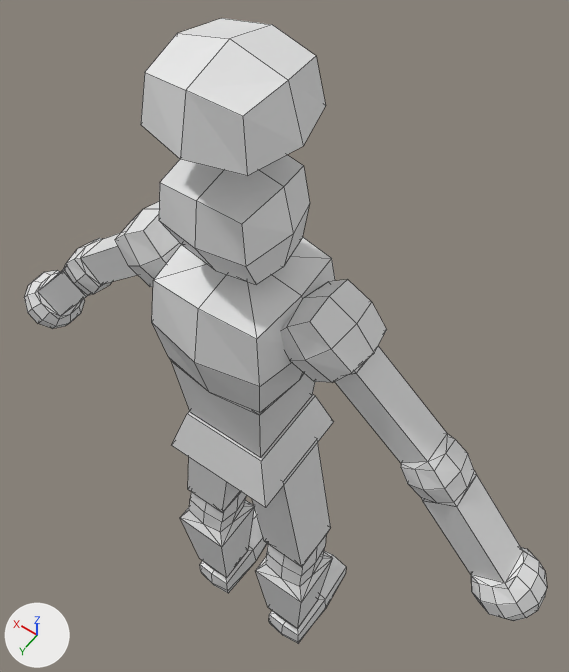
What one commit did to the Blender file PlantasVSColonizadoresJogo/Assets/Models/Portugues05.blend.
Both versions are drawn from a 50 mm lens placed at (-10.9, 13.06, 38.09), pointed at (0.83, -3.37, 12.28). The axes (+X, +Y, +Z) are drawn at lower left. The lights are the same throughout. Mesh edges are drawn as thin lines.

The scene before the commit, as lines of its bpy script (objects in view):
```python
me_cube = bpy.data.meshes.new('Cube')
me_cube.from_pydata(...)  # 68 vertices, 68 faces; spans x -1.34..1.34, y -1.34..1.34, z -3.06..2.5
me_cube.materials.append(mat_material)  # white #e7e7e7
me_cube_002 = bpy.data.meshes.new('Cube.002')
me_cube_002.from_pydata(...)  # 125 vertices, 149 faces; spans x -2.09..1.32, y -1.34..1.34, z -12.78..1.32
me_cube_003 = bpy.data.meshes.new('Cube.003')
me_cube_003.from_pydata(...)  # 17 vertices, 12 faces; spans x -2.15..2.15, y -2.15..2.15, z 0.0..2.15
ob_braco = bpy.data.objects.new('Braco', me_cube_002)
ob_braco.location = (-3.3, 0.0, 19.07)
ob_braco.rotation_euler = (0.0, 0.689, 0.0)  # degrees (0, 39, 0)
_m = ob_braco.modifiers.new('Mirror', 'MIRROR')
_m.mirror_object = ob_tronco
ob_cube = bpy.data.objects.new('Cube', me_cube_003)
ob_cube.location = (0.0, 0.0, 25.61)
ob_tronco = bpy.data.objects.new('Tronco', me_cube)
ob_tronco.location = (0.0, 0.0, 15.98)
ob_tronco.scale = (2.0, 2.0, 2.0)
# also in view: 'Pernas' at (0.0, -0.96, 1.09); 'Cabeca' at (0.0, 0.23, 22.52)
```
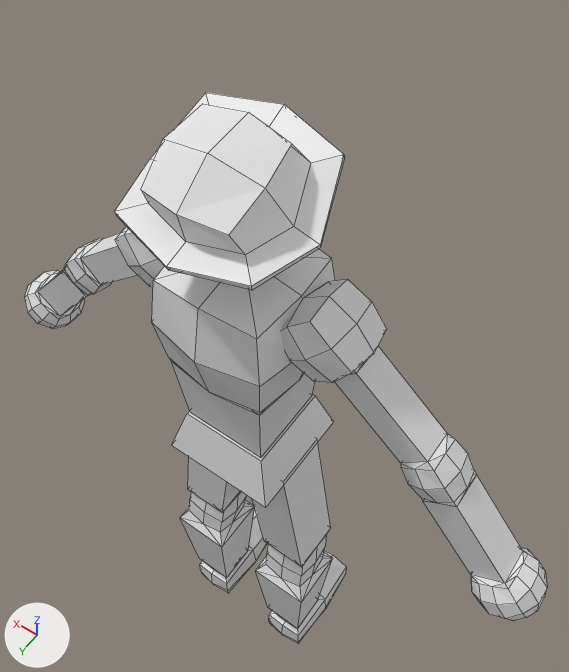
The edits, one by one:
Mesh me_cube_003_1 is new.
It has 25 vertices, 20 faces and spans x -3.02..3.02, y -2.2..3.19, z -2.91..-0.26.
Object 'Cube' (ob_cube) is deleted.
Object 'Hat' (ob_hat) is new; it shows me_cube_003_1.
Its location is (0.0, 0.0, 25.61).
It gains a SOLIDIFY modifier named 'Solidify'.
Modifier setting: thickness = 0.2.

What differs and where, as boxes [x1, y1, x2, y2] in the pictures (569 x 672 px):
'Hat', added
    after: [114, 93, 345, 290]
'Cube', deleted
    before: [141, 18, 326, 176]
'Cabeca', unchanged, covered by the edit
    before: [159, 155, 310, 285]
